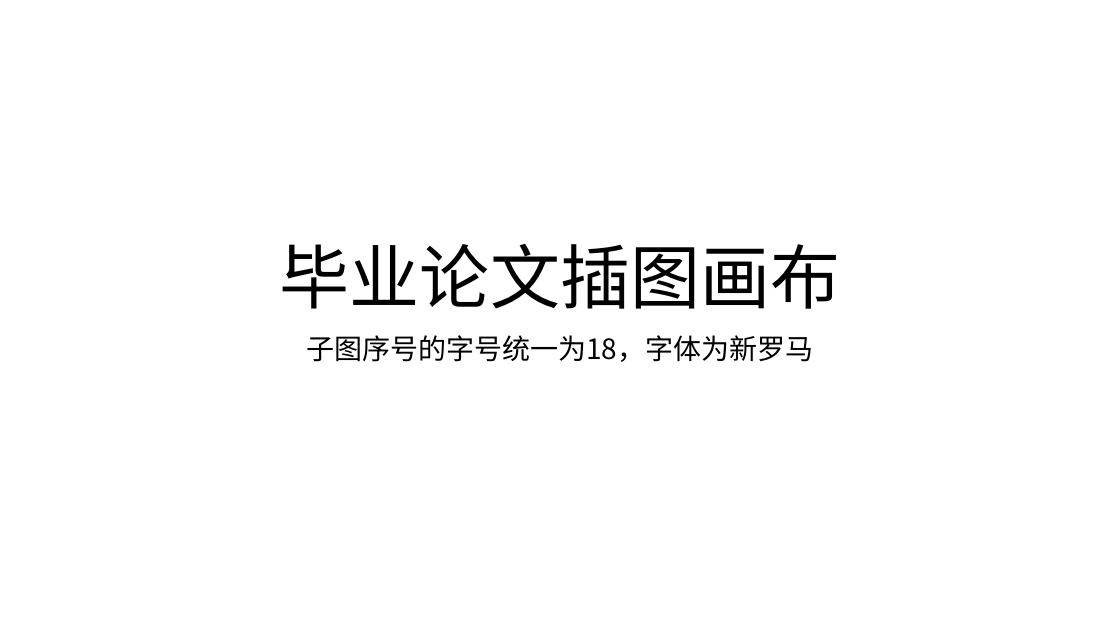
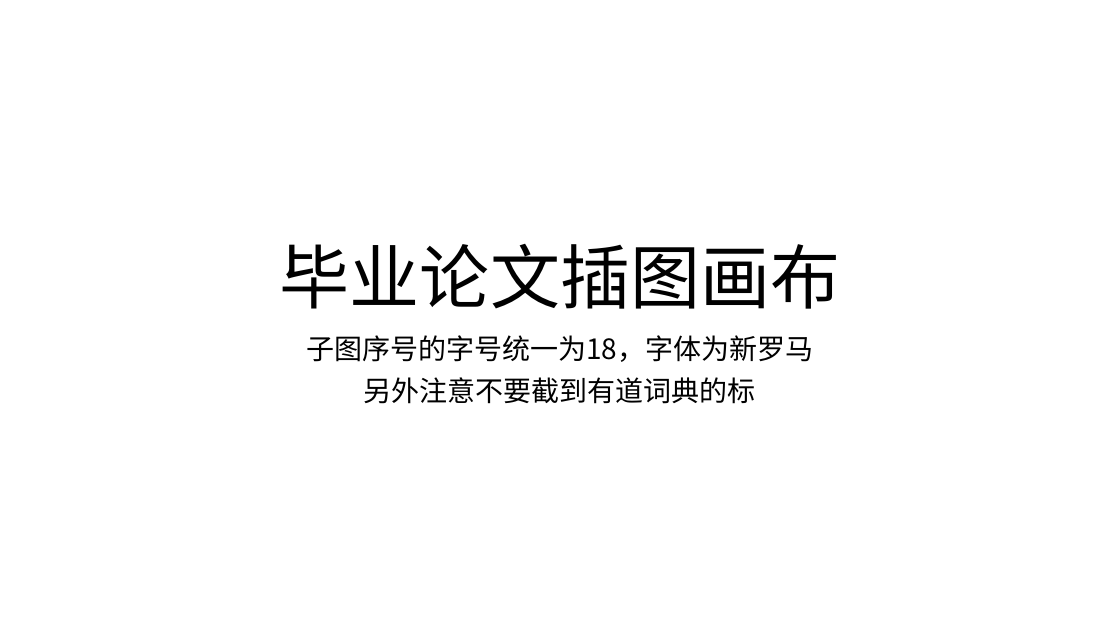
Before and after one commit to YCIrving/MyDegreeThesis, a slide deck: slide 1 of Canvas.pptx. Drawn at 1120x630 pixels with LibreOffice and Linux fonts; fonts in the diff are those of the drawing. Boxes give left, top, right and bottom in pixels: in the first picture for what was removed or moved away, otherwise in the second. Text is boxed around its words. In the diff, an @@ line names an element or a change of style, - is before the commit and + after.

```diff
--- a/Canvas.pptx
+++ b/Canvas.pptx
@@ subtitle at (364,377,756,404): paragraph added @@
+另外注意不要截到有道词典的标
```
Also in this commit, not shown: 1 other slide changed, 18 slides added, 16 other files.
